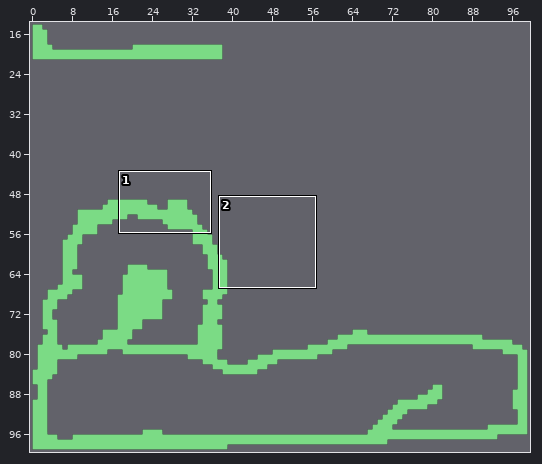
Tiled map -- core/assets/map.tmx. Above: a wide view before the commit, with the close-up outlined.
Close-up. Old version:
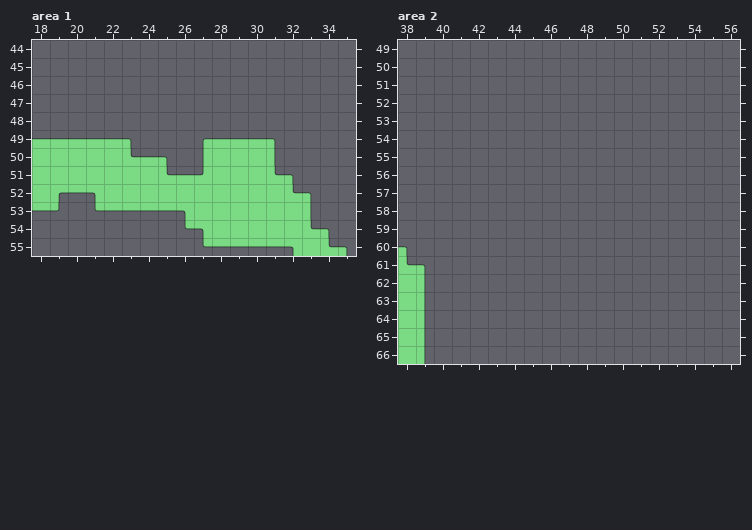
Cells are 32x32 px. Shown: area 1 x 18..35, y 44..55; area 2 x 38..56, y 49..66. The commit also changed other parts of the map, which this record leaves out.
New version:
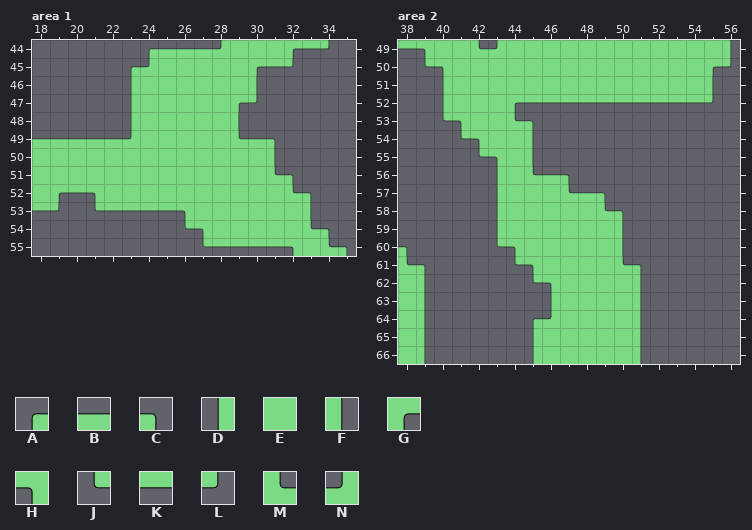
Key: from "default": A 40, B 41, C 42, D 48, E 49, F 50, G 51, H 52, J 56, K 57, L 58, M 59, N 60.
_ is an empty cell, . an unchanged one.
Diff:
--- layer "default", area 1
@@ x 23..34 @@
-44 .___________
-45 __________..
-46 ________....
-47 ________....
-48 _______.....
-49 C___ABB.....
-50 MBC_D.......
-51 ..MBN.......
+44 .ABBBNEEEGKL
+45 ANEEEEEGKL..
+46 DEEEEEEF....
+47 DEEEEEGL....
+48 DEEEEEF.....
+49 NEEEEEM.....
+50 EEEEE.......
+51 ..EEE.......
--- layer "default", area 2
@@ x 38..56 @@
-49 ___________________
-50 .__________________
-51 ..________________.
-52 ..________________.
-53 ..______...........
-54 ..._____...........
-55 ....____...........
-56 ....._____.........
-57 ....._______.......
-58 .....________......
-59 .....________......
-60 .....________......
-61 ......________.....
-62 ......._______.....
-63 ........______.....
-64 ......._______.....
-65 ......._______.....
-66 ......._______.....
+49 KHEEMNEEEEEEEEEEEEF
+50 .JHEEEEEEEEEEEEEEGL
+51 ..DEEEEEEEEEEEEEEF.
+52 ..DEEEGKKKKKKKKKKL.
+53 ..JHEEMC...........
+54 ...JHEEF...........
+55 ....JHEF...........
+56 .....DEMBC.........
+57 .....DEEEMBC.......
+58 .....DEEEEEMC......
+59 .....DEEEEEEF......
+60 .....JHEEEEEF......
+61 ......JHEEEEMC.....
+62 .......JHEEEEF.....
+63 ........DEEEEF.....
+64 .......ANEEEEF.....
+65 .......DEEEEEF.....
+66 .......DEEEEEF.....
Boxes around the changes in both close-ups, in picture pixels (x1, y1, x2, y2):
changed: (129, 40, 330, 176)
added: (398, 40, 732, 364)
